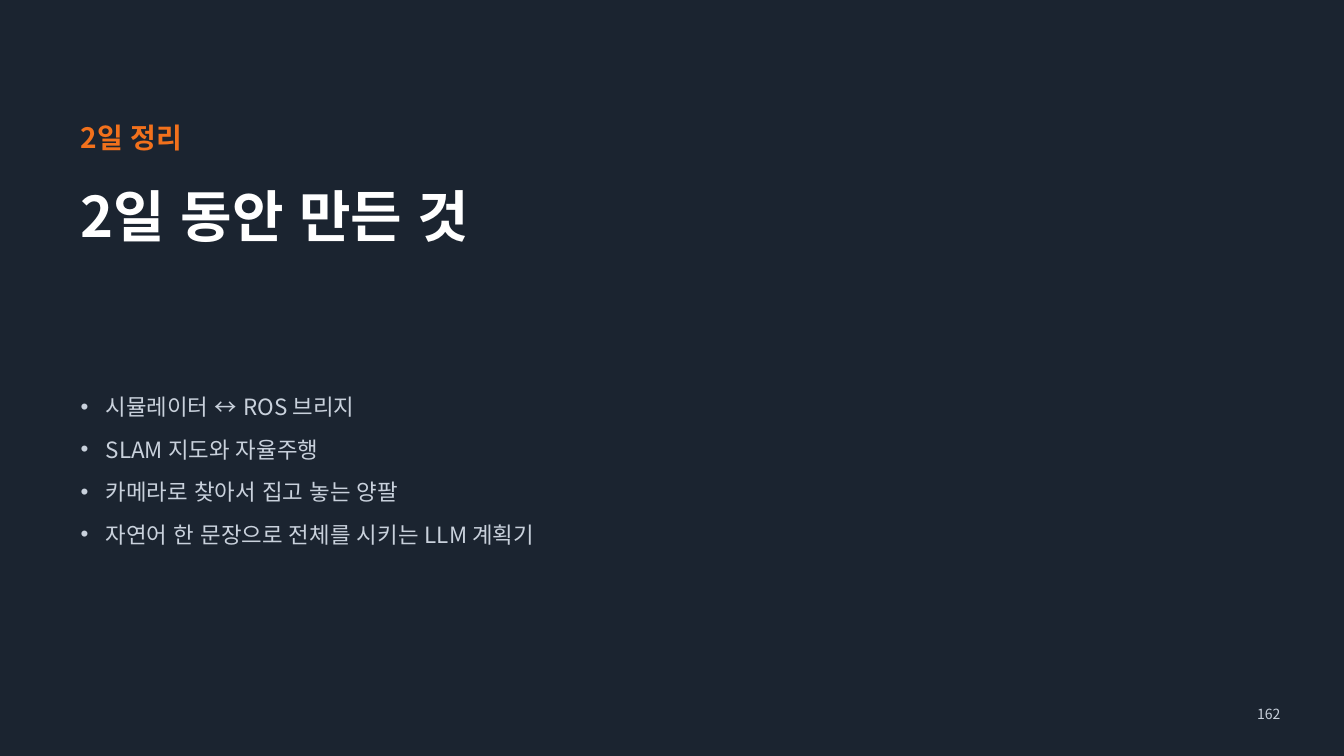
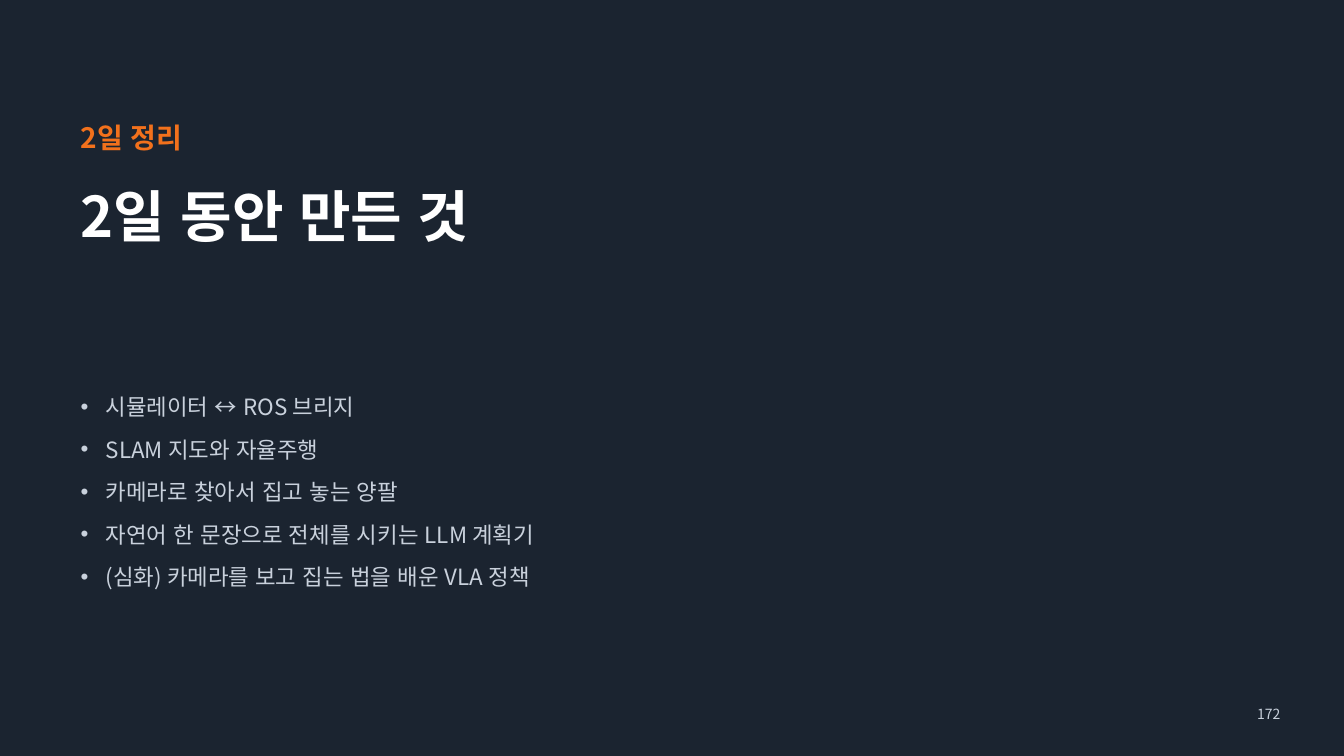
Before and after one commit to sejiny3/AIRLAB, a slide deck: slide 172 of workshop/slides/UNBOLT_workshop.pptx (slide 162 before the commit). Drawn at 1344x756 pixels with LibreOffice and Linux fonts; fonts in the diff are those of the drawing. Boxes give left, top, right and bottom in pixels: in the first picture for what was removed or moved away, otherwise in the second. Text is boxed around its words. In the diff, an @@ line names an element or a change of style, - is before the commit and + after.

```diff
--- a/workshop/slides/UNBOLT_workshop.pptx
+++ b/workshop/slides/UNBOLT_workshop.pptx
@@ text at [106,566,530,589]: paragraph added @@
+• (심화) 카메라를 보고 집는 법을 배운 VLA 정책
@@ page number at [1257,708,1280,719]: text changed @@
-162
+172
```
Also in this commit, not shown: 5 other slides changed, 10 slides added, 10 other files.
